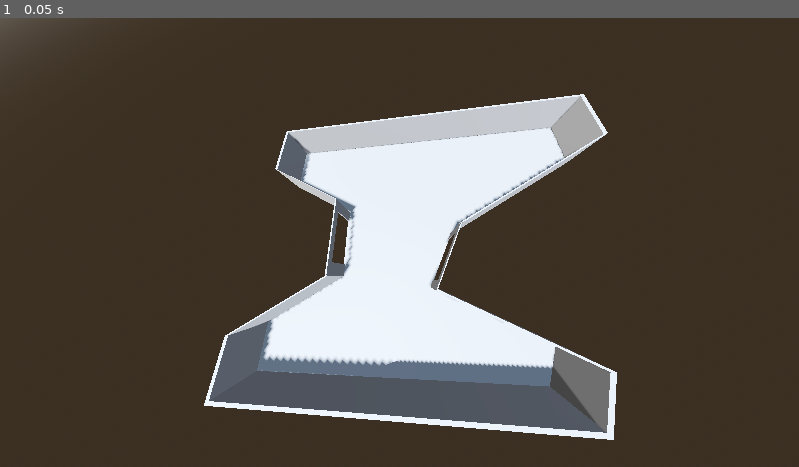
Above: before the commit, frame 1.
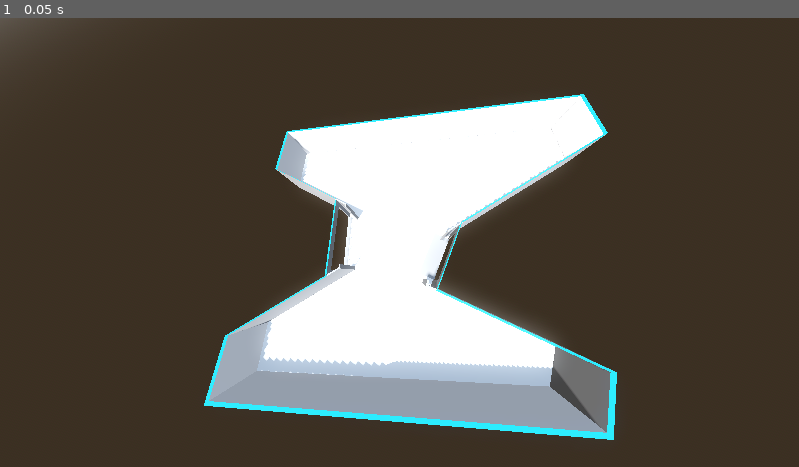
Above: after the commit, the same moment.

Repository: arsonblahaj/DDU-Escape-Herningsholm
Game: Godot game, scene res://Floor.tscn
Two runs of this game, one before a commit and one after it. Both use one fixed random seed, a clock stepped at 60 frames per second and the inputs below.
Inputs:
- Up to frame 1 (0.05 s): no input

The runs differ from the first frame. In frame 1, 11% of the frame differs, in the area x 25-78%, y 16-94%.

Commit message:
Floor scene Update

Diff:
--- a/Floor.tscn
+++ b/Floor.tscn
@@ -12,6 +12,11 @@
 sky = SubResource("Sky_wm4b4")
 tonemap_mode = 2
 glow_enabled = true
+
+[sub_resource type="StandardMaterial3D" id="StandardMaterial3D_spmh5"]
+albedo_color = Color(0, 0.5458846, 0.8828397, 1)
+
+[sub_resource type="StandardMaterial3D" id="StandardMaterial3D_wm4b4"]
 
 [node name="Node3D" type="Node3D"]
 
@@ -28,6 +33,7 @@
 [node name="CSGBox3D" type="CSGBox3D" parent="CSGCombiner3D"]
 transform = Transform3D(1, 0, 0, 0, 1, 0, 0, 0, 1, -4.3656197, 3.2477589, -0.3437767)
 size = Vector3(79.860565, 7.4955177, 63.119736)
+material = SubResource("StandardMaterial3D_spmh5")
 
 [node name="CSGBox3D2" type="CSGBox3D" parent="CSGCombiner3D"]
 transform = Transform3D(1, 0, 0, 0, 1, 0, 0, 0, 1, 28.674522, 9.069766, -2.2985258)
@@ -66,6 +72,7 @@
 [node name="CSGBox3D" type="CSGBox3D" parent="CSGCombiner3D/CSGCombiner3D2"]
 transform = Transform3D(1, 0, 0, 0, 1, 0, 0, 0, 1, -4.3656197, 3.2477589, -0.3437767)
 size = Vector3(79.860565, 7.4955177, 63.119736)
+material = SubResource("StandardMaterial3D_wm4b4")
 
 [node name="CSGBox3D2" type="CSGBox3D" parent="CSGCombiner3D/CSGCombiner3D2"]
 transform = Transform3D(1, 0, 0, 0, 1, 0, 0, 0, 1, 28.674522, 9.069766, -2.2985258)
@@ -98,13 +105,41 @@
 size = Vector3(50.636734, 22.999146, 23.265884)
 
 [node name="CSGBox3D8" type="CSGBox3D" parent="CSGCombiner3D/CSGCombiner3D2"]
-transform = Transform3D(1, 0, 0, 0, 1, 0, 0, 0, 1, 20.556017, 2.1932793, -2.3138433)
-size = Vector3(11.247131, 5.3963394, 12.331787)
+transform = Transform3D(1, 0, 0, 0, 1, 0, 0, 0, 1, 21.288769, 2.1932793, -2.4708562)
+size = Vector3(9.781631, 5.3963394, 15.34613)
 
 [node name="CSGBox3D9" type="CSGBox3D" parent="CSGCombiner3D/CSGCombiner3D2"]
 transform = Transform3D(0.90630776, 0, -0.42261827, 0, 1, 0, 0.42261827, 0, 0.90630776, -7.006587, 2.1152344, -7.3661833)
 size = Vector3(5.6591797, 5.2304688, 10.973511)
 
+[node name="CSGBox3D8" type="CSGBox3D" parent="CSGCombiner3D"]
+transform = Transform3D(0.8660253, 0, 0.49999997, 0, 1, 0, -0.49999997, 0, 0.8660253, 15.504756, 3.2458344, -10.356343)
+size = Vector3(3.082, 7.492, 0.31)
+
+[node name="CSGBox3D10" type="CSGBox3D" parent="CSGCombiner3D"]
+transform = Transform3D(0.8660263, 0, -0.50000066, 0, 1, 0, 0.50000066, 0, 0.8660263, 15.581584, 3.270667, 5.5717306)
+size = Vector3(3.1851807, 7.4745483, 0.28955078)
+
+[node name="CSGBox3D9" type="CSGBox3D" parent="CSGCombiner3D"]
+transform = Transform3D(-4.371139e-08, 0, 1, 0, 1, 0, -1, 0, -4.371139e-08, 14.251487, 3.4748943, -9.30537)
+size = Vector3(0.8367554, 7.04, 0.31)
+
+[node name="CSGBox3D12" type="CSGBox3D" parent="CSGCombiner3D"]
+transform = Transform3D(-4.371139e-08, 0, -1, 0, 1, 0, 1, 0, -4.371139e-08, 14.29129, 3.5012143, 4.472998)
+size = Vector3(0.8367554, 7.04, 0.31)
+
+[node name="CSGBox3D15" type="CSGBox3D" parent="CSGCombiner3D"]
+transform = Transform3D(-0.4226183, 0, -0.9063077, 0, 1, 0, 0.9063077, 0, -0.4226183, -3.0174716, 3.474761, -12.582491)
+size = Vector3(0.8367554, 7.04, 0.31)
+
+[node name="CSGBox3D14" type="CSGBox3D" parent="CSGCombiner3D"]
+transform = Transform3D(-0.8660291, 0, -0.5000022, 0, 1, 0, 0.5000022, 0, -0.8660291, -9.536141, 3.336328, -1.8277397)
+size = Vector3(4.085965, 7.2861023, 0.28955078)
+
+[node name="CSGBox3D13" type="CSGBox3D" parent="CSGCombiner3D"]
+transform = Transform3D(0.9063097, 0, -0.42261916, 0, 1, 0, 0.42261916, 0, 0.9063097, -3.5826867, 3.2495294, -13.45246)
+size = Vector3(2.064972, 7.4745483, 0.28955078)
+
 [node name="Camera3D" type="Camera3D" parent="."]
 transform = Transform3D(-0.99584764, -0.03893259, -0.08229219, -0.089484945, 0.2524038, 0.9634754, -0.01673904, 0.96683836, -0.2548396, 0, 61.149822, -22.168884)
 fov = 123.4
Not shown: 1 places in Floor.tscn that only renumber resources
